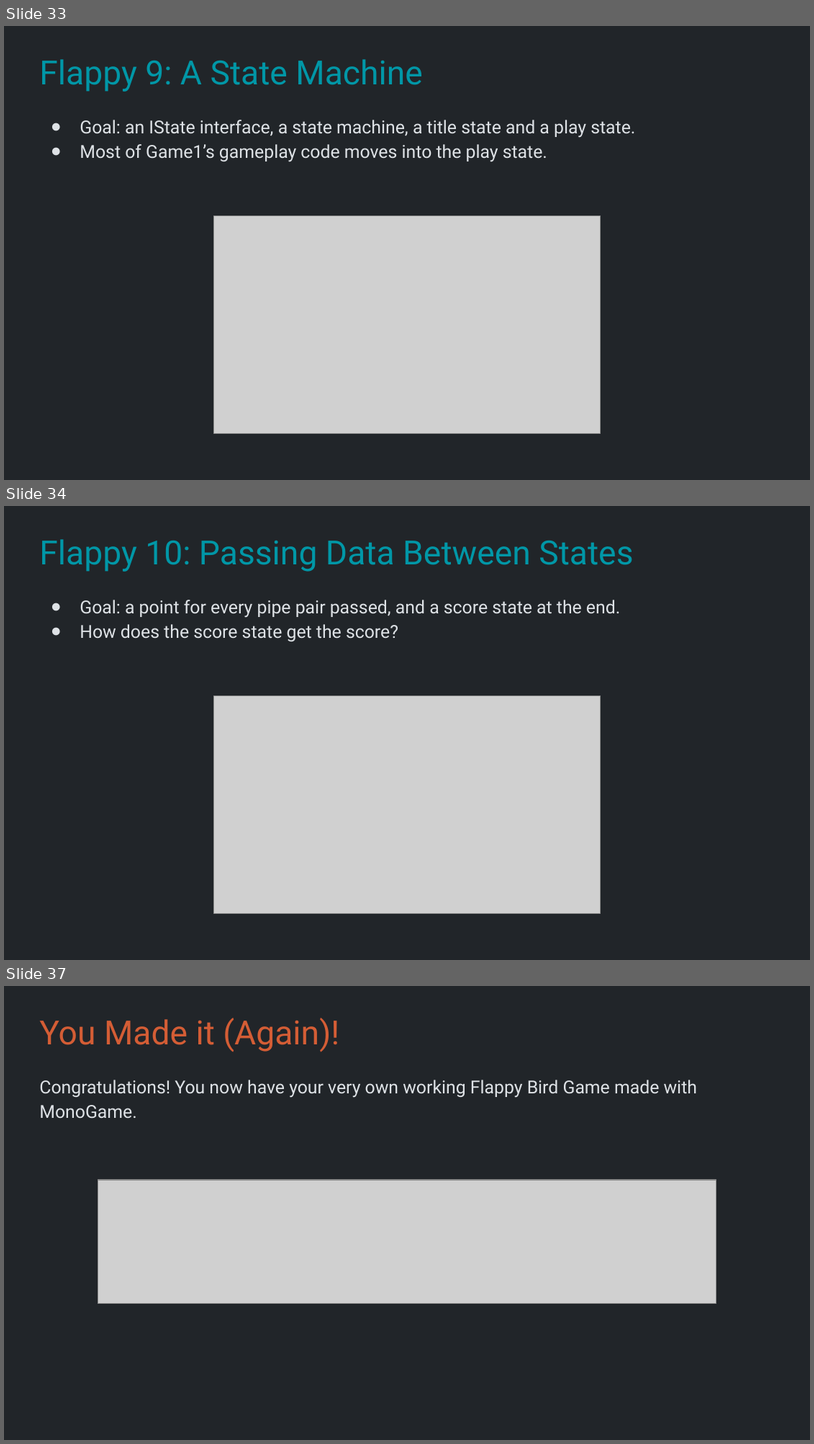
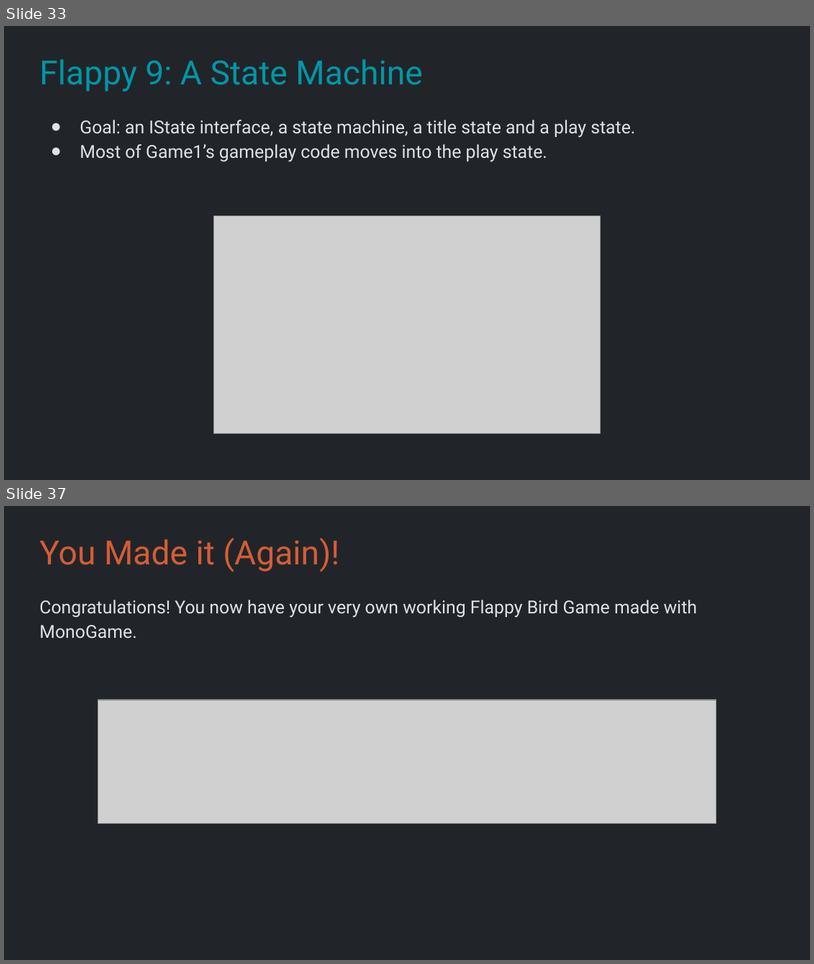
Before and after one commit to Metamate/gar, a slide deck: slides/02 Flappy Bird.pptx. Shown one above the other, each under a label of ours: slides 33, 34 and 37 before the commit, slides 33 and 37 after it; the slides between them are not shown. The pictures are 814x1444 and 814x964 pixels, drawn with LibreOffice and Linux fonts; fonts in the diff are those of the drawing; grey boxes stand for pictures. Boxes give left, top, right and bottom in pixels: in the first picture for what was removed or moved away, otherwise in the second. Text is boxed around its words. In the diff, an @@ line names an element or a change of style, - is before the commit and + after.

```diff
--- a/slides/02 Flappy Bird.pptx
+++ b/slides/02 Flappy Bird.pptx
@@ slide 34 removed at (4, 506, 810, 960), background #212529 @@
@@ title removed at (39, 539, 633, 572) @@
-Flappy 10: Passing Data Between States
@@ text removed at (80, 600, 620, 641) @@
-● Goal: a point for every pipe pair passed, and a score state at the end.
-● How does the score state get the score?
@@ picture removed at (214, 695, 601, 914) @@
```
Also in this commit, not shown: 6 slides changed, 3 slides added, 2 other slides removed, 25 other files.
